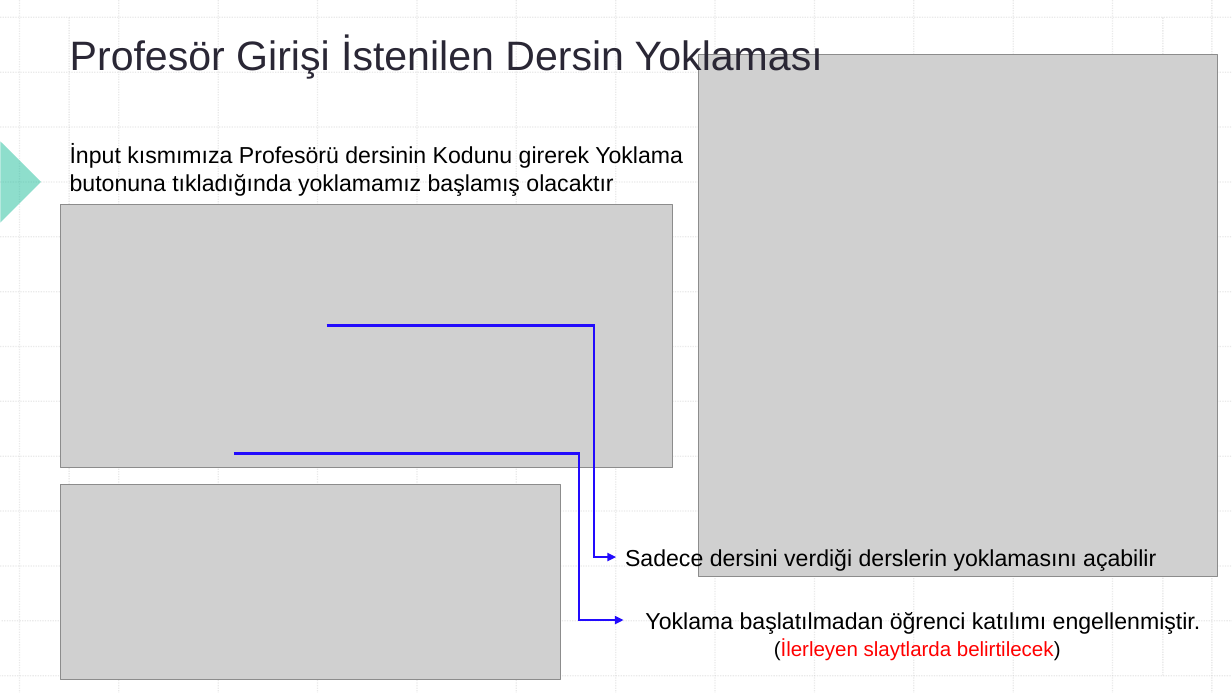
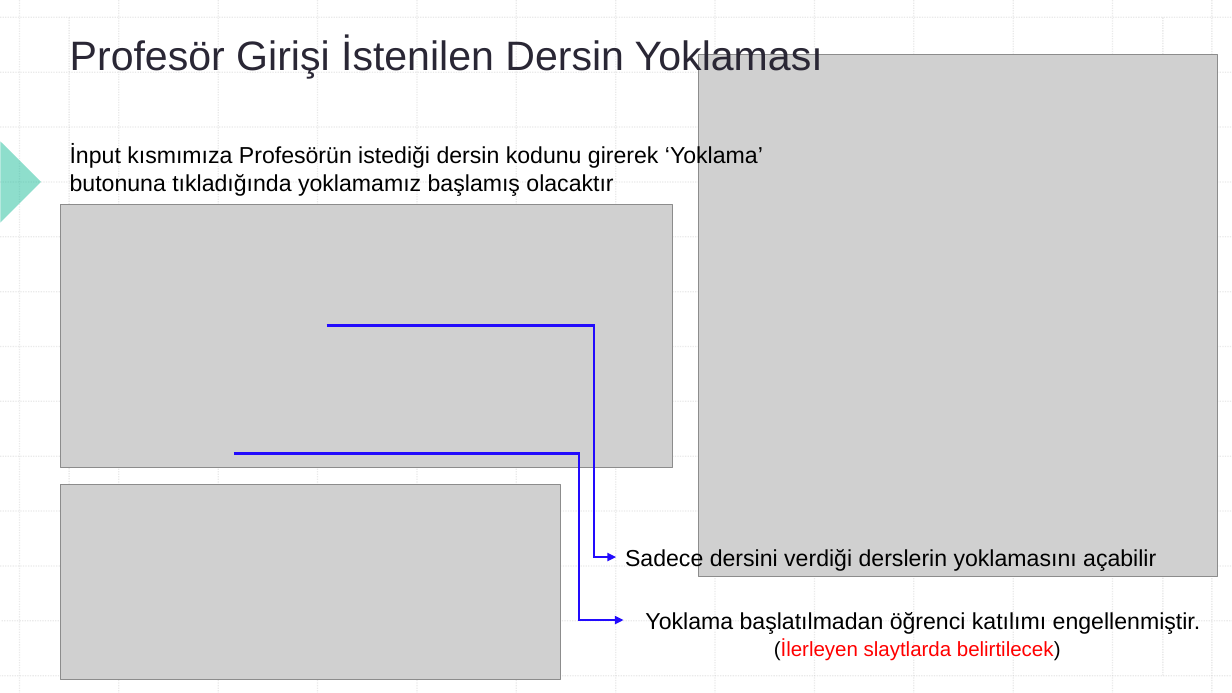
Before and after one commit to ibrahim-cinar/E-Attendance, a slide deck: slide 8 of WebProgramlamaE-Yoklama.pptx. Drawn at 1232x693 pixels with LibreOffice and Linux fonts; fonts in the diff are those of the drawing; grey boxes stand for pictures. Boxes give left, top, right and bottom in pixels: in the first picture for what was removed or moved away, otherwise in the second. Text is boxed around its words. In the diff, an @@ line names an element or a change of style, - is before the commit and + after.

```diff
--- a/WebProgramlamaE-Yoklama.pptx
+++ b/WebProgramlamaE-Yoklama.pptx
@@ text at [70,145,763,196]: text changed @@
-İnput kısmımıza Profesörü dersinin Kodunu girerek Yoklama butonuna tıkladığında yoklamamız başlamış olacaktır
+İnput kısmımıza Profesörün istediği dersin kodunu girerek ‘Yoklama’ butonuna tıkladığında yoklamamız başlamış olacaktır
```
Also in this commit, not shown: 3 other slides changed, 1 slide added, 1 slide removed, 1 other file.
